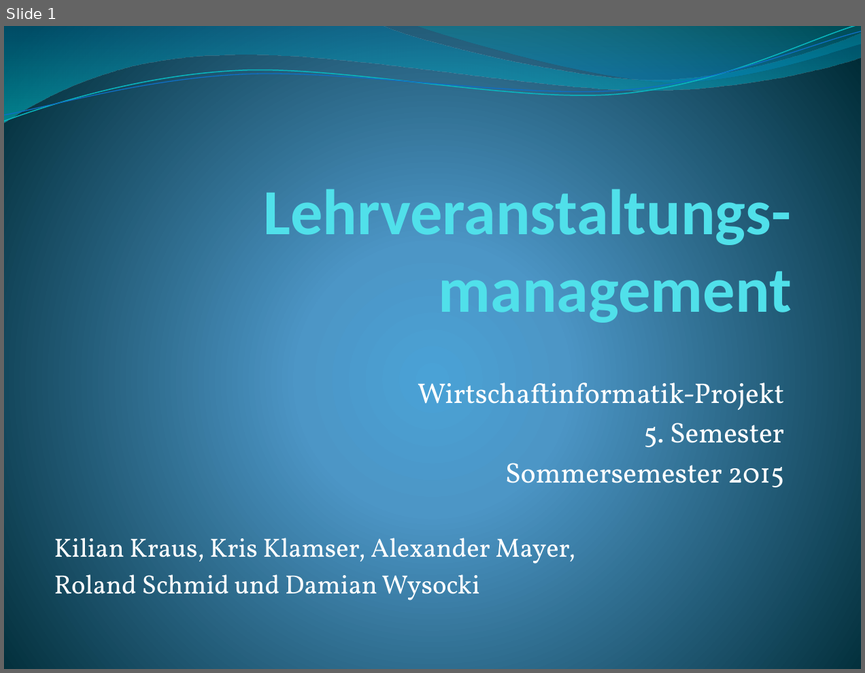
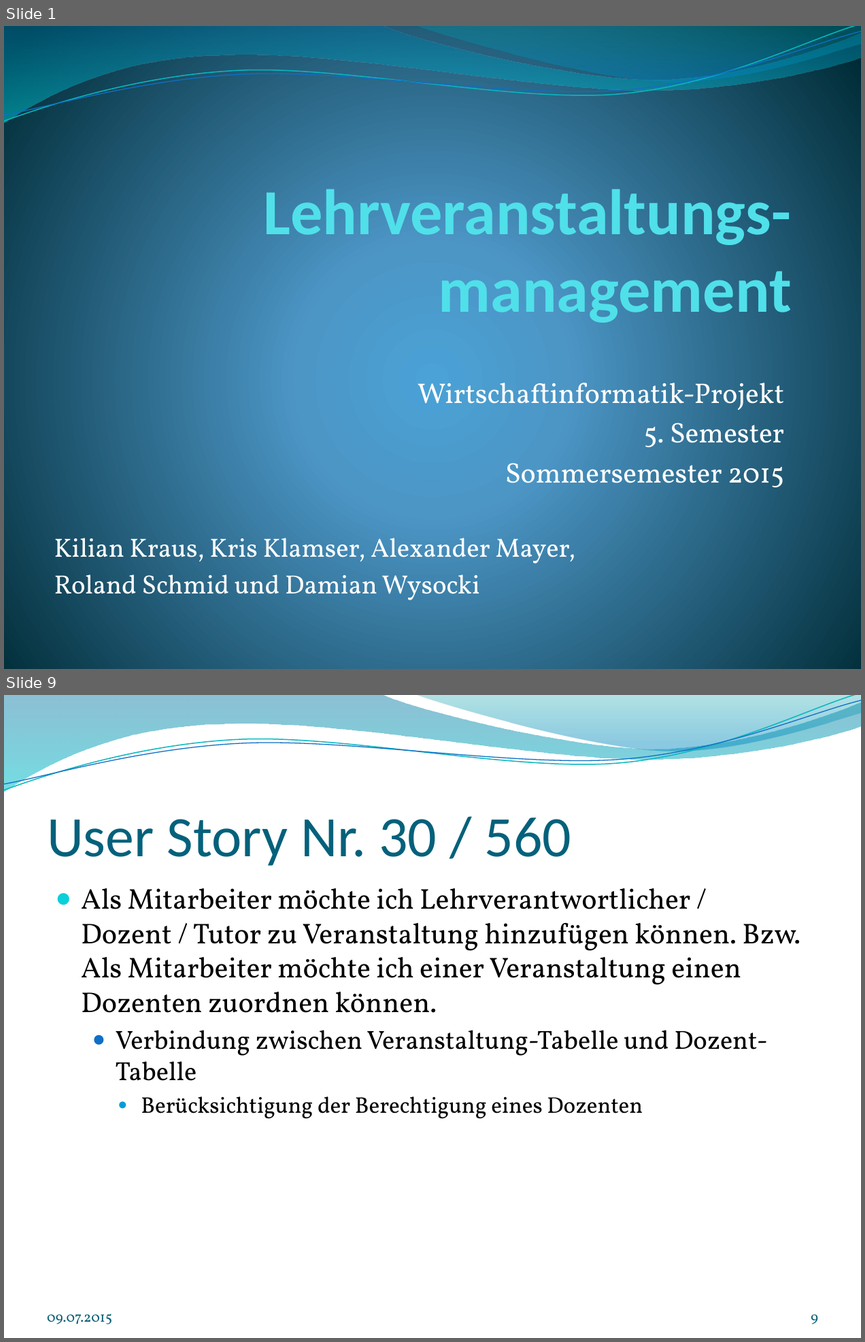
Before and after one commit to wf5ss2015/wfprj, a slide deck: Lehrveranstaltungsmanagement_Präsentation.pptx. Shown one above the other, each under a label of ours: slide 1 before the commit, slides 1 and 9 after it; the slides between them are not shown. The pictures are 865x673 and 865x1342 pixels, drawn with LibreOffice and Linux fonts; fonts in the diff are those of the drawing; background and template pictures are left out. Boxes give left, top, right and bottom in pixels: in the first picture for what was removed or moved away, otherwise in the second. Text is boxed around its words. In the diff, an @@ line names an element or a change of style, - is before the commit and + after.

```diff
--- a/Lehrveranstaltungsmanagement_Präsentation.pptx
+++ b/Lehrveranstaltungsmanagement_Präsentation.pptx
@@ slide 9 added at (4,695,861,1338), background picture (left out); not listed: 4 template elements that a slide beside it also shows @@
@@ title added at (47,817,571,866), 48 pt, text #04617B @@
+User Story Nr. 30 / 560
@@ text added at (81,888,800,1119), 24 pt, text #000000 @@
+● Als Mitarbeiter möchte ich Lehrverantwortlicher / Dozent / Tutor zu Veranstaltung hinzufügen können. Bzw. Als Mitarbeiter möchte ich einer Veranstaltung einen Dozenten zuordnen können.
+  ● Verbindung zwischen Veranstaltung-Tabelle und Dozent-Tabelle
+    ● Berücksichtigung der Berechtigung eines Dozenten
@@ text added at (47,1313,112,1324), 12 pt, text #045D75 @@
+09.07.2015
@@ page number added at (810,1314,818,1324), 12 pt, text #045D75 @@
+9
```
Also in this commit, not shown: 8 slides changed, 41 other slides added, 15 slides removed, 1 other file.
